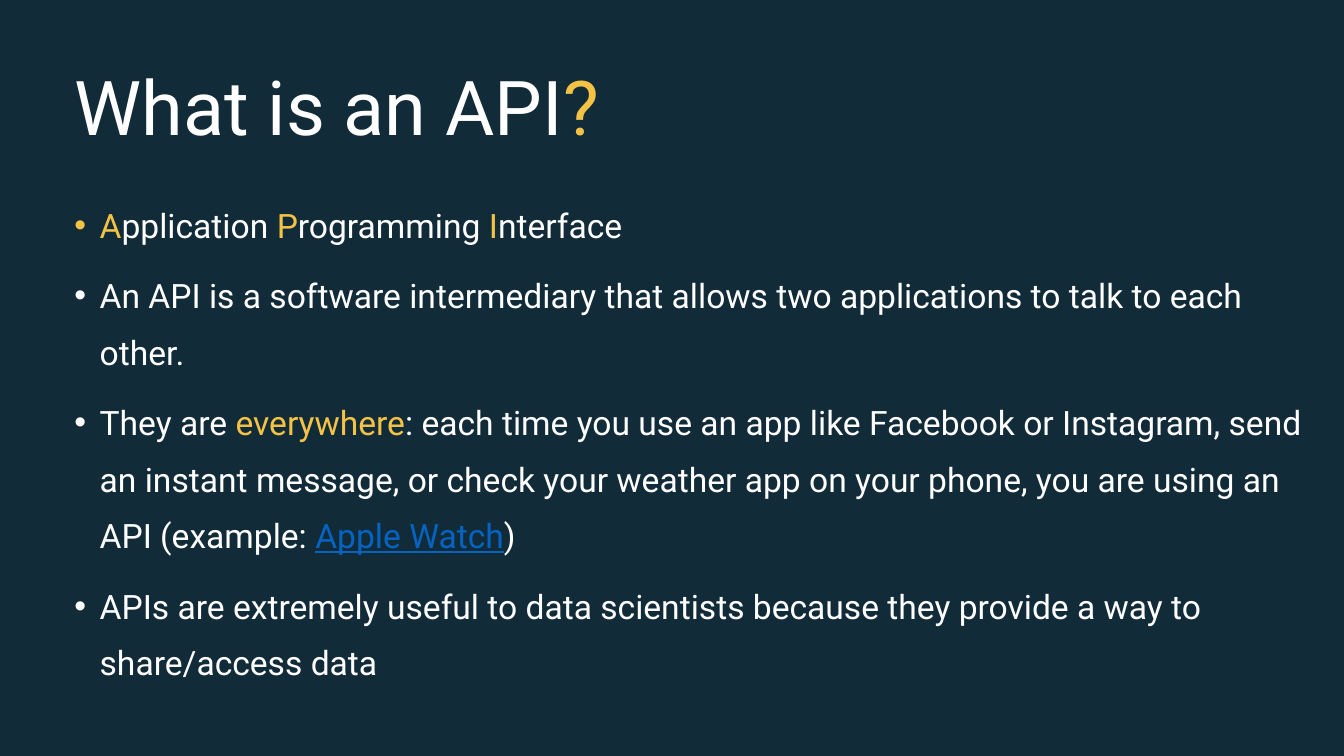
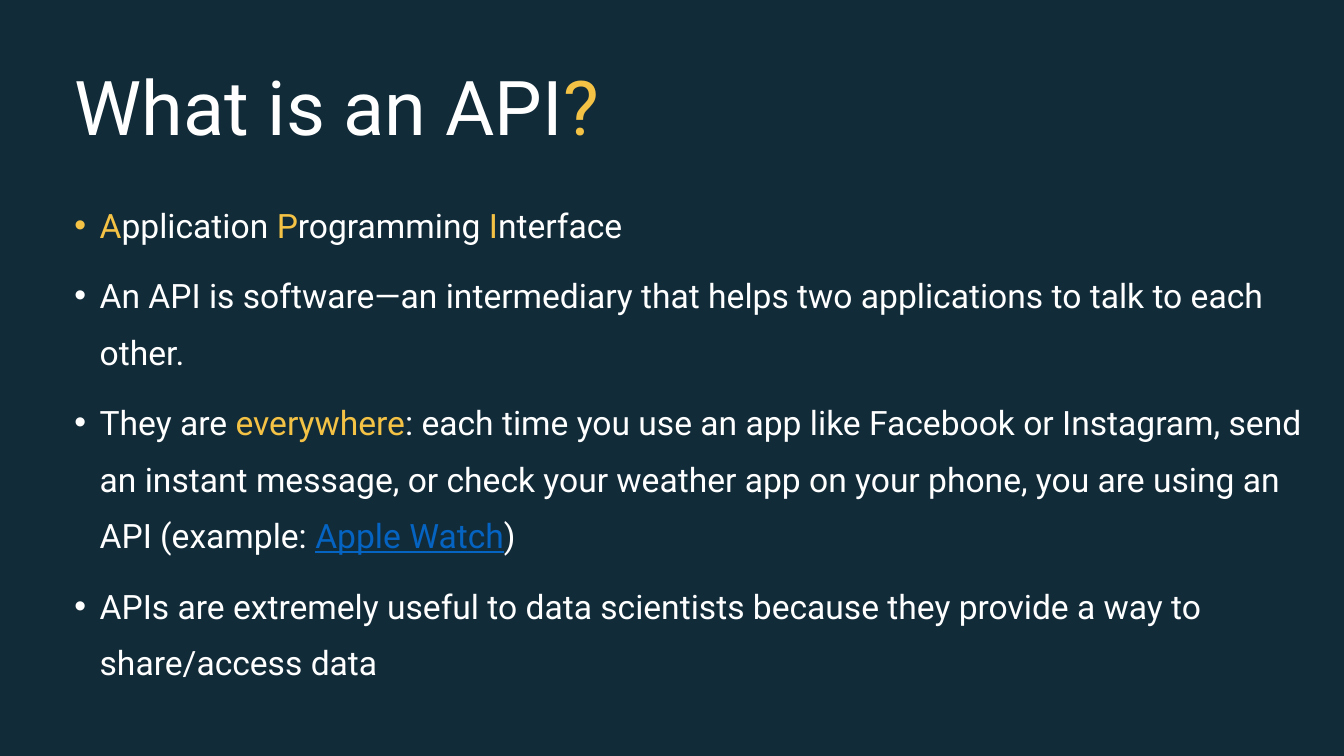
Before and after one commit to EconomicsObservatory/courses, a slide deck: slide 6 of 3/s3_Accessing_data_programmatically.pptx (slide 16 before the commit). Drawn at 1344x756 pixels with LibreOffice and Linux fonts; fonts in the diff are those of the drawing. Boxes give left, top, right and bottom in pixels: in the first picture for what was removed or moved away, otherwise in the second. Text is boxed around its words. In the diff, an @@ line names an element or a change of style, - is before the commit and + after.

```diff
--- a/3/s3_Accessing_data_programmatically.pptx
+++ b/3/s3_Accessing_data_programmatically.pptx
@@ text at [100,282,1263,366]: text changed @@
-• An API is a software intermediary that allows two applications to talk to each other.
+• An API is software—an intermediary that helps two applications to talk to each other.
```
Also in this commit, not shown: 3 other slides changed, 4 slides added, 3 slides removed, 6 other files.
